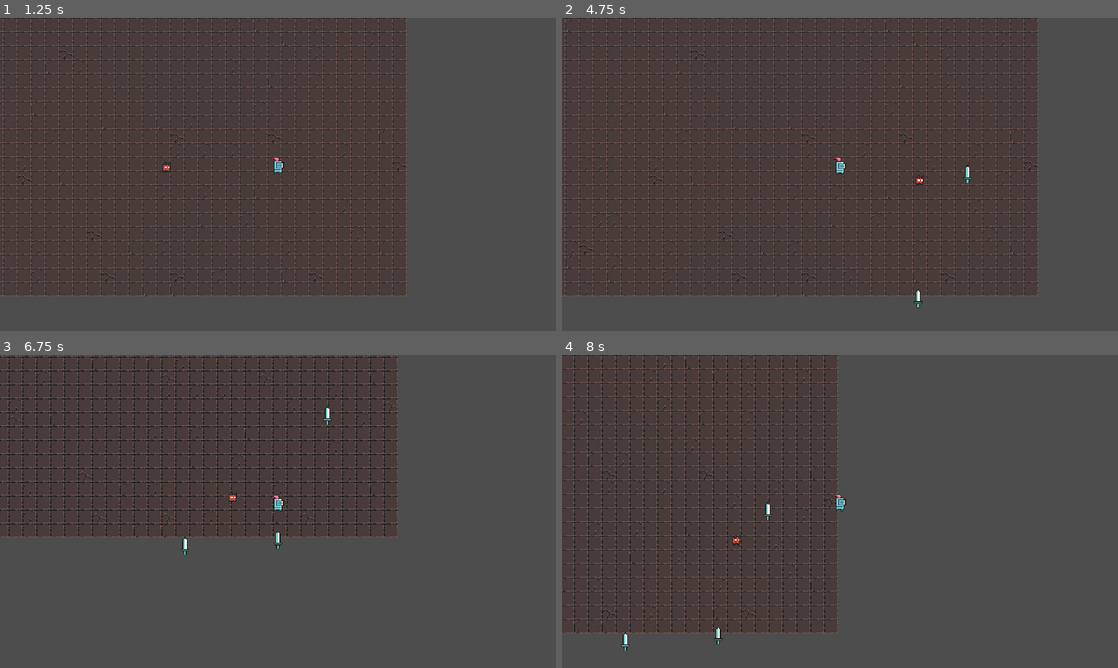
Above: before the commit, frames 1-4 (two rows, left to right).
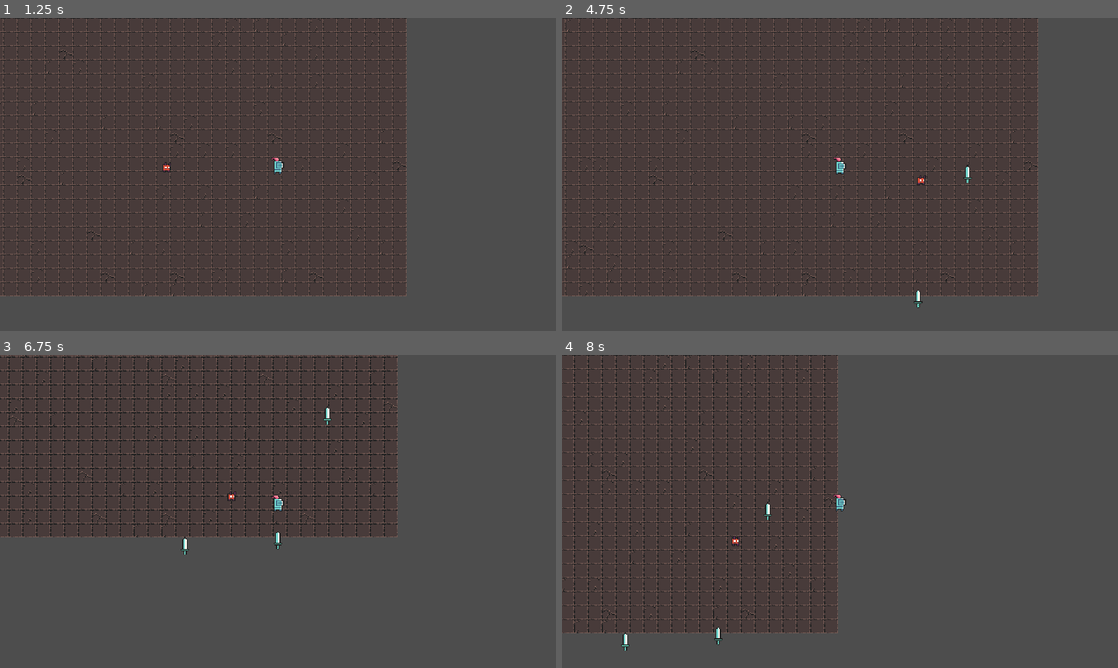
Above: after the commit, the same moments.

Repository: pilarsen97/godot-topdown
Game: Godot game, scene res://src/levels/world/world.tscn
The game is run twice, just before and just after one commit, with the same random seed, the same clock (stepped at 60 frames per second) and the same inputs.
Inputs:
- Up to frame 1 (1.25 s): tap Enter at 0.5 s; hold D (move_right) from 0.53 s (still down)
- Up to frame 2 (4.75 s): release D (move_right) at 1.28 s; hold S (move_down) 1.28-2.03 s; hold D (move_right) 2.03-2.78 s; hold W (move_up) 2.78-3.53 s; hold A (move_left) from 3.53 s (still down)
- Up to frame 3 (6.75 s): release A (move_left) at 5.03 s; hold S (move_down) 5.03-5.78 s; hold D (move_right) 5.78-6.53 s; hold W (move_up) from 6.53 s (still down)
- Up to frame 4 (8 s): release W (move_up) at 7.28 s; hold D (move_right) from 7.28 s (still down)

Frame 1 is identical in both runs. In frame 2, less than 0.1% of the frame differs, in the area x 63-66%, y 50-54%; in frame 3, less than 0.1%; in frame 4, less than 0.1%.

Commit message:
refactor(step2): EventBus + World как роутер спавна, Imp переехал в Level_01

Diff:
--- a/project.godot
+++ b/project.godot
@@ -14,6 +14,10 @@
 run/main_scene="uid://067nxrap8et"
 config/features=PackedStringArray("4.6", "Forward Plus")
 config/icon="res://icon.svg"
+
+[autoload]
+
+EventBus="*res://src/autoload/event_bus.gd"
 
 [display]
 
@@ -46,6 +50,14 @@
 ]
 }
 
+[layer_names]
+
+2d_physics/layer_1="player"
+2d_physics/layer_2="enemy"
+2d_physics/layer_3="player_hitbox"
+2d_physics/layer_4="enemy_hitbox"
+2d_physics/layer_5="world"
+
 [physics]
 
 3d/physics_engine="Jolt Physics"
--- /dev/null
+++ b/src/autoload/event_bus.gd
@@ -0,0 +1,6 @@
+extends Node
+## Глобальная "доска объявлений": кто-то кричит — кто-то слышит.
+## Никто не лезет в чужие узлы напрямую через get_parent().
+
+## Запросить спавн способности/снаряда в текущем уровне.
+signal spawn_in_level_requested(scene: PackedScene, position: Vector2)
--- a/src/entities/player/abilities/attack/attack_controller.gd
+++ b/src/entities/player/abilities/attack/attack_controller.gd
@@ -1,23 +1,13 @@
 extends Node
 
-#var attack_ability: PackedScene = preload("res://src/entities/player/abilities/attack/attack_ability.tscn")
 @export var attack_ability: PackedScene
-
-# Called when the node enters the scene tree for the first time.
-func _ready() -> void:
-	pass # Replace with function body.
-
-
-# Called every frame. 'delta' is the elapsed time since the previous frame.
-func _process(delta: float) -> void:
-	pass
 
 
 func _on_timer_timeout() -> void:
-	var player = get_tree().get_first_node_in_group("player") as Node2D
+	if attack_ability == null:
+		return
+	var player := get_tree().get_first_node_in_group("player") as Node2D
 	if player == null:
 		return
-
-	var attack_instance = attack_ability.instantiate() as Node2D
-	player.get_parent().add_child(attack_instance)
-	attack_instance.global_position = player.global_position
+	# Не лезем в чужое дерево — просим уровень заспавнить за нас.
+	EventBus.spawn_in_level_requested.emit(attack_ability, player.global_position)
--- a/src/levels/level_01/level_01.tscn
+++ b/src/levels/level_01/level_01.tscn
@@ -1,6 +1,7 @@
 [gd_scene format=4 uid="uid://d37vd2ud41eym"]
 
 [ext_resource type="Texture2D" uid="uid://cg6m33hjtq4qh" path="res://assets/packs/0x72_DungeonTilesetII_v1.7/atlas_floor-16x16.png" id="1_f0pmd"]
+[ext_resource type="PackedScene" uid="uid://nixq5b6lm7tx" path="res://src/entities/imp/imp.tscn" id="2_imp"]
 
 [sub_resource type="TileSetAtlasSource" id="TileSetAtlasSource_dmra6"]
 texture = ExtResource("1_f0pmd")
@@ -105,3 +106,8 @@
 use_parent_material = true
 tile_map_data = PackedByteArray("AAAlABMAAAAAAAAAAAAlABIAAAAAAAAAAAAlABEAAAAAAAAAAAAlABAAAAAAAAAAAAAlAA8AAAAAAAAAAAAlAA …(12080 unchanged characters)…
 tile_set = SubResource("TileSet_51g85")
+
+[node name="Spawned" type="Node" parent="."]
+
+[node name="Imp" parent="." instance=ExtResource("2_imp")]
+position = Vector2(231, 172)
--- /dev/null
+++ b/src/levels/world/world.gd
@@ -0,0 +1,19 @@
+extends Node
+## Точка входа игры. Держит ссылку на текущий уровень и игрока.
+## Всё, что нужно "положить в мир" (снаряды, эффекты), идёт через EventBus
+## и попадает сюда, в контейнер Spawned внутри текущего уровня.
+
+@onready var _level: Node = $Level_01
+@onready var _spawn_container: Node = $Level_01/Spawned
+
+
+func _ready() -> void:
+	EventBus.spawn_in_level_requested.connect(_on_spawn_requested)
+
+
+func _on_spawn_requested(scene: PackedScene, world_position: Vector2) -> void:
+	if _spawn_container == null or scene == null:
+		return
+	var instance := scene.instantiate() as Node2D
+	_spawn_container.add_child(instance)
+	instance.global_position = world_position
--- a/src/levels/world/world.tscn
+++ b/src/levels/world/world.tscn
@@ -1,15 +1,13 @@
-[gd_scene format=3 uid="uid://067nxrap8et"]
+[gd_scene load_steps=4 format=3 uid="uid://067nxrap8et"]
 
+[ext_resource type="Script" path="res://src/levels/world/world.gd" id="0_world"]
 [ext_resource type="PackedScene" uid="uid://d37vd2ud41eym" path="res://src/levels/level_01/level_01.tscn" id="1_dgir3"]
 [ext_resource type="PackedScene" uid="uid://cctuddexahcs4" path="res://src/entities/player/player.tscn" id="2_aloi7"]
-[ext_resource type="PackedScene" uid="uid://nixq5b6lm7tx" path="res://src/entities/imp/imp.tscn" id="3_aloi7"]
 
-[node name="World" type="Node" unique_id=1663257591]
+[node name="World" type="Node"]
+script = ExtResource("0_world")
 
-[node name="Level_01" parent="." unique_id=2007130358 instance=ExtResource("1_dgir3")]
+[node name="Level_01" parent="." instance=ExtResource("1_dgir3")]
 
-[node name="Player" parent="." unique_id=1620218492 instance=ExtResource("2_aloi7")]
+[node name="Player" parent="." instance=ExtResource("2_aloi7")]
 position = Vector2(320, 180)
-
-[node name="Imp" parent="." unique_id=562335351 instance=ExtResource("3_aloi7")]
-position = Vector2(231, 172)
